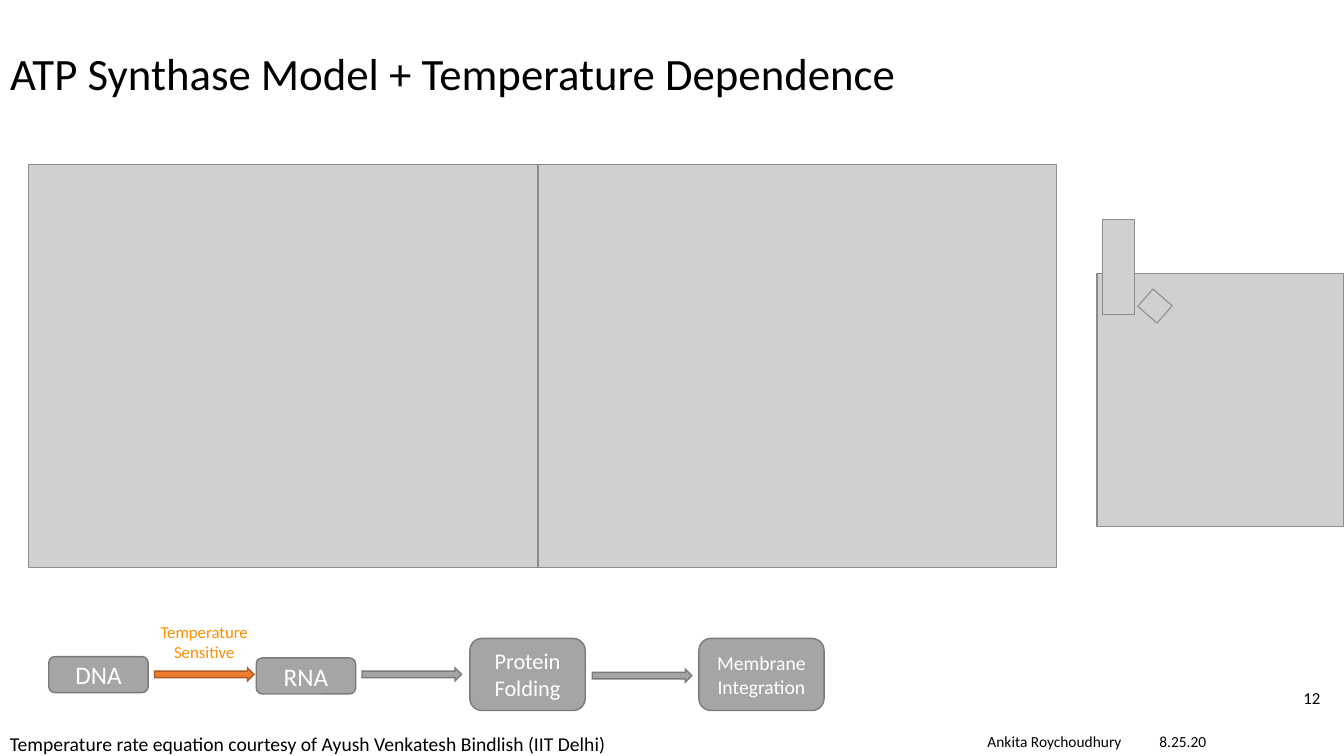
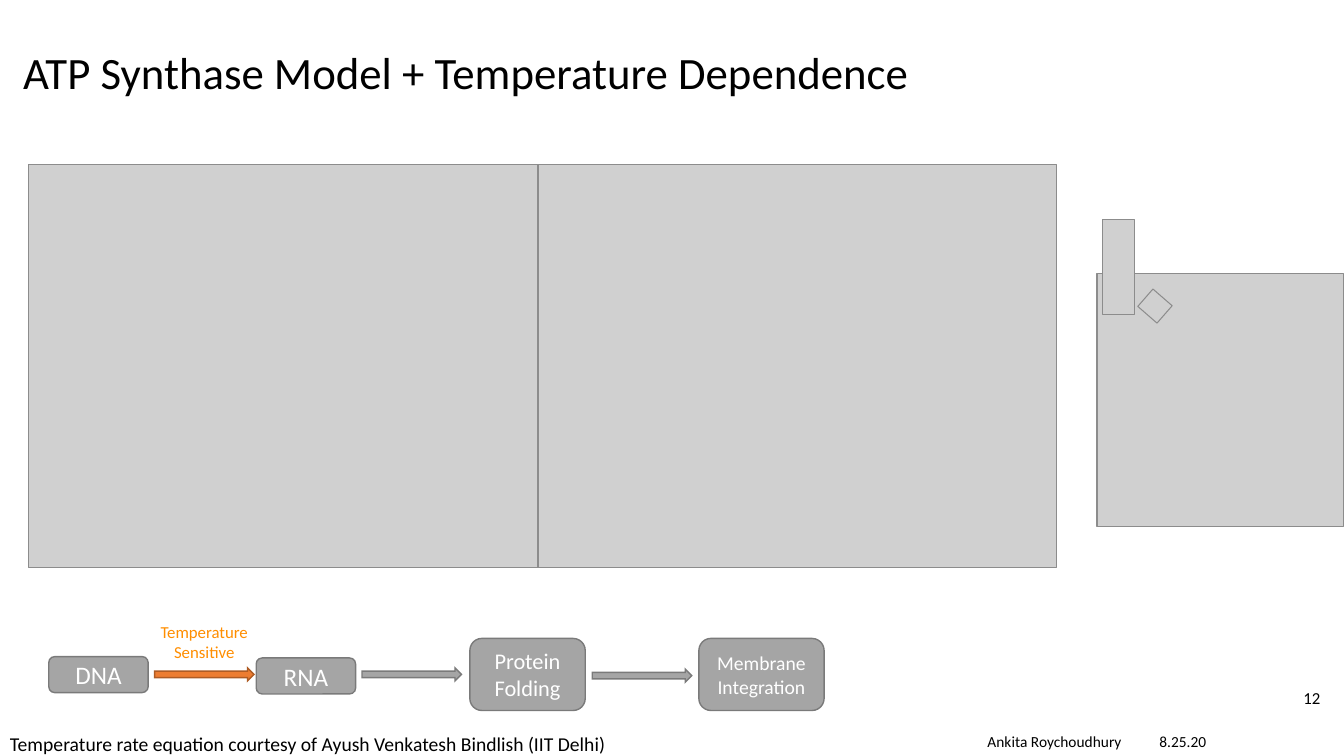
Before and after one commit to AnkitaRoychoudhury/ug_murray, a slide deck: slide 12 of miscellaneous/presentations/20200825_labmtg.pptx. Drawn at 1344x756 pixels with LibreOffice and Linux fonts; fonts in the diff are those of the drawing; grey boxes stand for pictures; background and template pictures are left out. Boxes give left, top, right and bottom in pixels: in the first picture for what was removed or moved away, otherwise in the second. Text is boxed around its words. In the diff, an @@ line names an element or a change of style, - is before the commit and + after.

```diff
--- a/miscellaneous/presentations/20200825_labmtg.pptx
+++ b/miscellaneous/presentations/20200825_labmtg.pptx
@@ title "ATP Synthase Model + Temperature ...": place and size @@
-title "ATP Synthase Model + Temperature ..." at [10,59,895,98]
+title "ATP Synthase Model + Temperature ..." at [23,58,908,97]
```
Also in this commit, not shown: 7 other slides changed, 11 other files.
